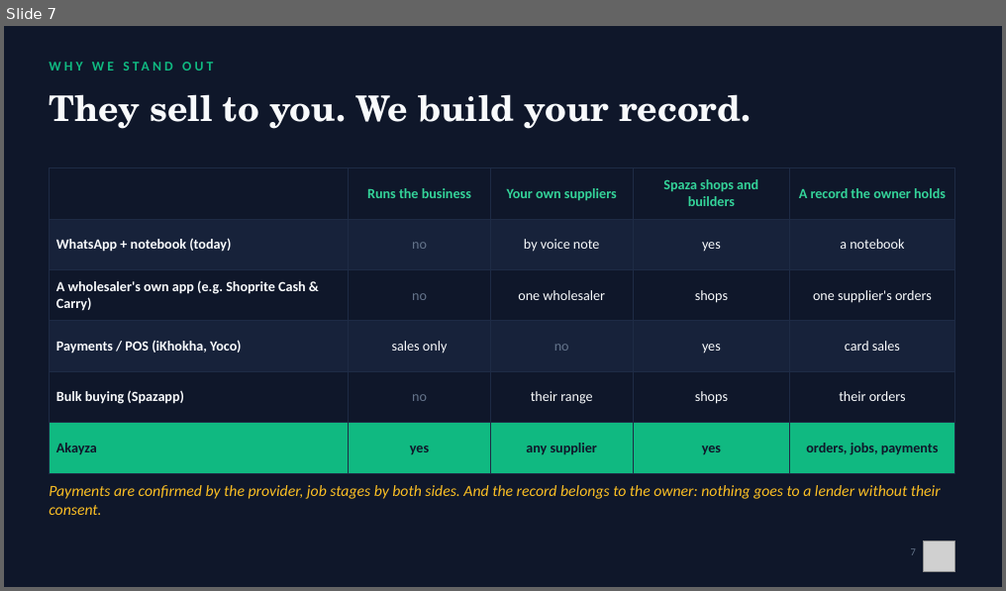
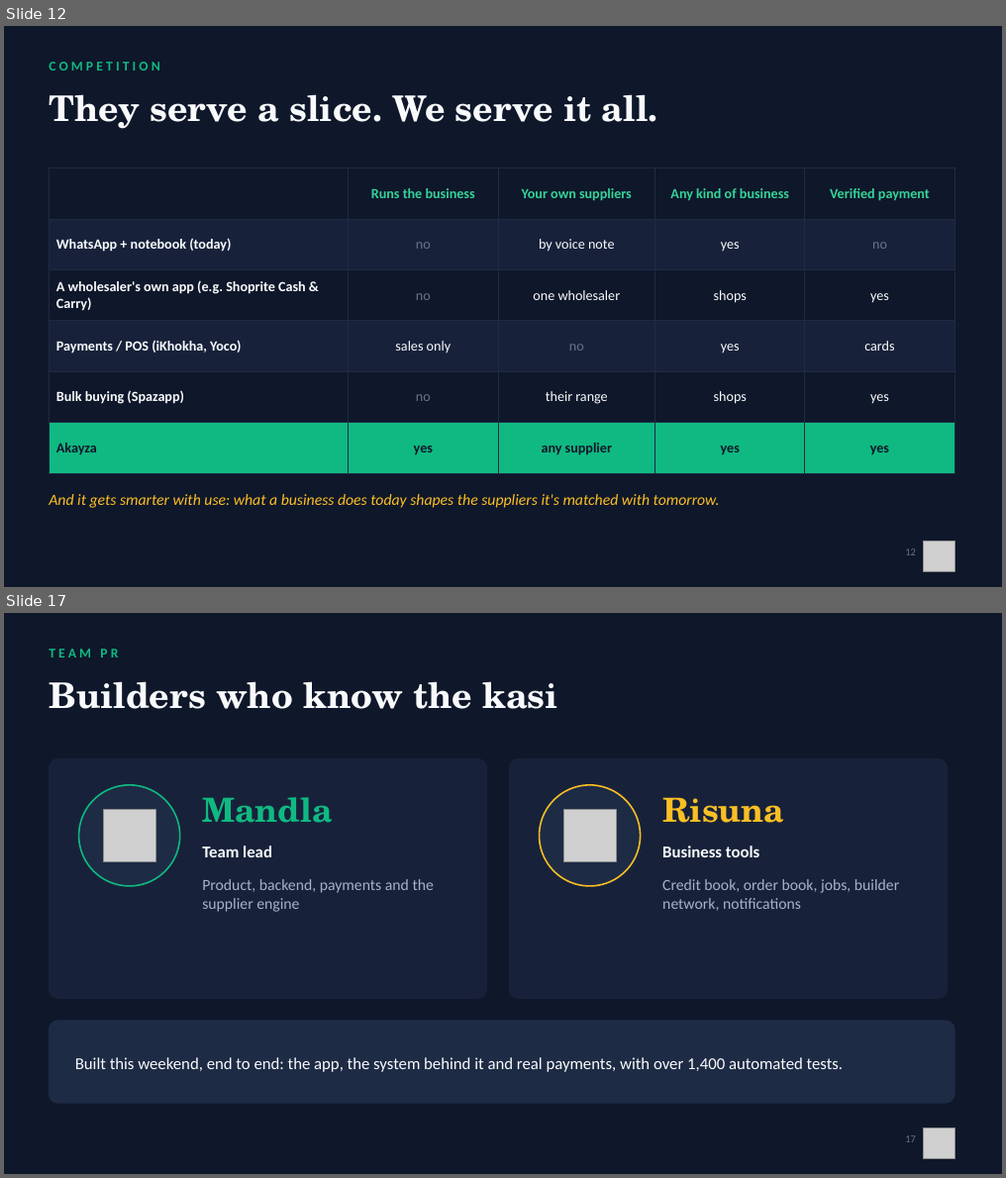
Before and after one commit to Mandla78/KasiFlow, a slide deck: docs/submission/05_final_submission/Akayza_Pitch_TeamPR.pptx. Shown one above the other, each under a label of ours: slide 7 before the commit, slides 12 and 17 after it; the slides between them are not shown. The pictures are 1006x591 and 1006x1178 pixels, drawn with LibreOffice and Linux fonts; fonts in the diff are those of the drawing; grey boxes stand for pictures. Boxes give left, top, right and bottom in pixels: in the first picture for what was removed or moved away, otherwise in the second. Text is boxed around its words. In the diff, an @@ line names an element or a change of style, - is before the commit and + after.

```diff
--- a/docs/submission/05_final_submission/Akayza_Pitch_TeamPR.pptx
+++ b/docs/submission/05_final_submission/Akayza_Pitch_TeamPR.pptx
@@ slide 17 added at [4, 613, 1002, 1174], background #0F172A @@
@@ text added at [49, 649, 118, 658], 13 pt, text #10B981, bold @@
+TEAM PR
@@ text added at [49, 681, 558, 709], 34 pt, text #F8FAFC, bold @@
+Builders who know the kasi
@@ rounded rectangle added at [49, 759, 487, 998], fill #17223A, outline #17223A 1 pt @@
@@ rounded rectangle added at [509, 759, 947, 998], fill #17223A, outline #17223A 1 pt @@
@@ ellipse added at [79, 785, 180, 886], fill #1E2B45, outline #10B981 1.5 pt @@
@@ ellipse added at [540, 785, 641, 886], fill #1E2B45, outline #FBBF24 1.5 pt @@
@@ picture added at [103, 809, 155, 861] @@
@@ text added at [202, 797, 332, 823], 32 pt, text #10B981, bold @@
+Mandla
@@ picture added at [563, 809, 616, 861] @@
@@ text added at [662, 797, 784, 823], 32 pt, text #FBBF24, bold @@
+Risuna
@@ text added at [202, 846, 272, 858], 16 pt, text #F8FAFC, bold @@
+Team lead
@@ text added at [662, 846, 759, 858], 16 pt, text #F8FAFC, bold @@
+Business tools
@@ text added at [202, 879, 434, 912], 15 pt, text #A3B3C9 @@
+Product, backend, payments and the supplier engine
@@ text added at [662, 879, 899, 911], 15 pt, text #A3B3C9 @@
+Credit book, order book, jobs, builder network, notifications
@@ rounded rectangle added at [49, 1021, 954, 1103], fill #1E2B45, outline #1E2B45 1 pt @@
@@ text added at [75, 1058, 844, 1072], 16 pt, text #F8FAFC @@
+Built this weekend, end to end: the app, the system behind it and real payments, with over 1,400 automated tests.
@@ text added at [905, 1136, 916, 1143], 10 pt, text #64748B @@
+17
@@ picture added at [924, 1128, 954, 1159] @@
@@ what was slide 7 is now slide 12 @@
@@ slide 12 changed as well @@
@@ text at [49, 62, 159, 71]: text changed @@
-WHY WE STAND OUT
+COMPETITION
@@ text at [49, 94, 658, 129]: text changed @@
-They sell to you. We build your record.
+They serve a slice. We serve it all.
@@ table at [49, 169, 954, 459] @@
-row 1, column 4: Spaza shops and builders
+row 1, column 4: Any kind of business
-row 1, column 5: A record the owner holds
+row 1, column 5: Verified payment
-row 2, column 5: a notebook
+row 2, column 5: no
-row 3, column 5: one supplier's orders
+row 3, column 5: yes
-row 4, column 5: card sales
+row 4, column 5: cards
-row 5, column 5: their orders
+row 5, column 5: yes
-row 6, column 5: orders, jobs, payments
+row 6, column 5: yes
@@ text at [49, 494, 720, 508]: text changed @@
-Payments are confirmed by the provider, job stages by both sides. And the record belongs to the owner: nothing goes to a lender without their consent.
+And it gets smarter with use: what a business does today shapes the suppliers it's matched with tomorrow.
@@ text at [905, 549, 916, 556]: text changed @@
-7
+12
```
Also in this commit, not shown: 3 other slides changed, 16 other slides added, 6 slides removed, 14 other files.
